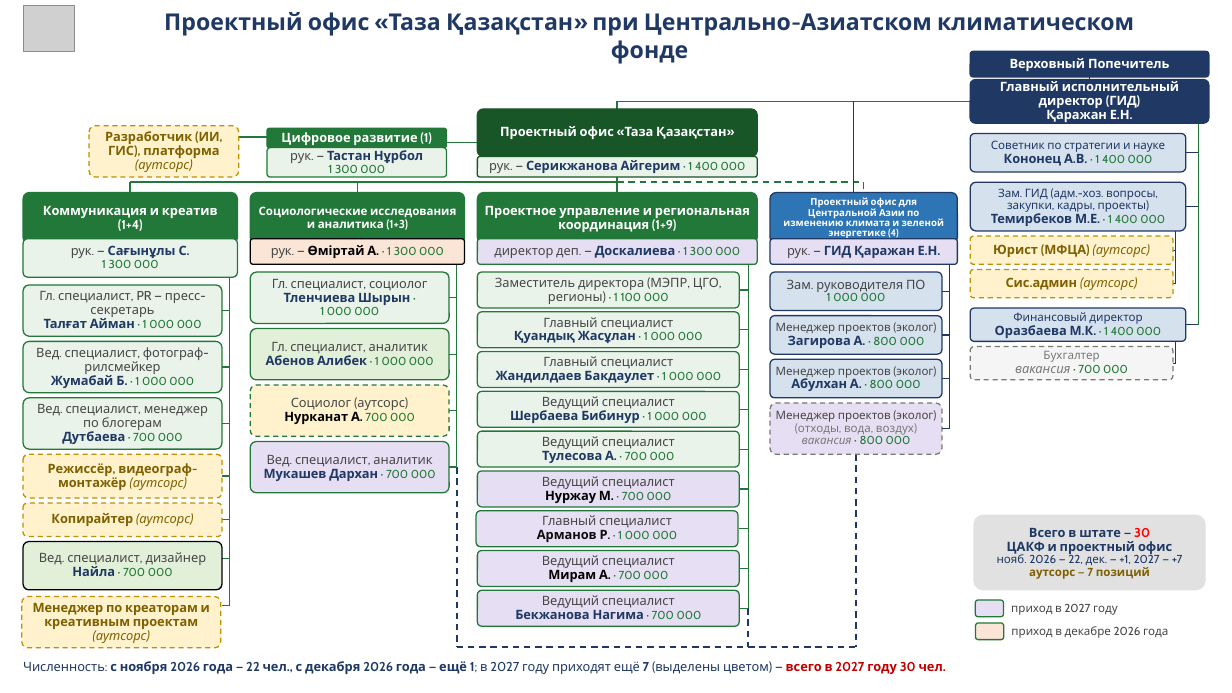
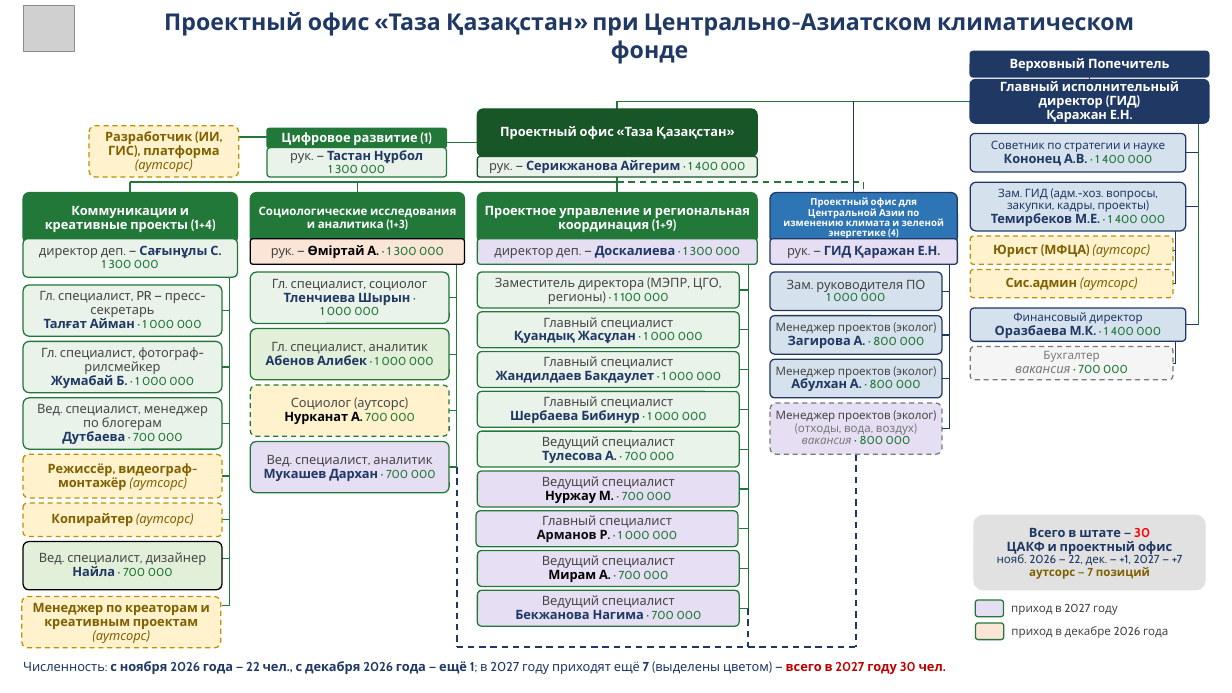
Before and after one commit to murat01042014/obsidian-vault, a slide deck: slide 1 of TAZA/_документы/Структура ЦАКФ и проектного офиса ТК – от Айгерим 20.10.pptx. Drawn at 1232x693 pixels with LibreOffice and Linux fonts; fonts in the diff are those of the drawing; grey boxes stand for pictures. Boxes give left, top, right and bottom in pixels: in the first picture for what was removed or moved away, otherwise in the second. Text is boxed around its words. In the diff, an @@ line names an element or a change of style, - is before the commit and + after.

```diff
--- a/TAZA/_документы/Структура ЦАКФ и проектного офиса ТК – от Айгерим 20.10.pptx
+++ b/TAZA/_документы/Структура ЦАКФ и проектного офиса ТК – от Айгерим 20.10.pptx
@@ text in rounded rectangle at (45, 206, 216, 232): text changed @@
-Коммуникация и креатив (1+4)
+Коммуникации и креативные проекты (1+4)
@@ text in rounded rectangle at (39, 245, 218, 268): text changed; text colour #1F3864 to #464646 @@
-рук. — Сағынұлы С.
-1 300 000
+директор деп. — Сағынұлы С.
+1 300 000
@@ text in rounded rectangle at (41, 347, 198, 374): text changed @@
-Вед. специалист, фотограф-рилсмейкер
+Гл. специалист, фотограф-рилсмейкер
@@ text in rounded rectangle at (543, 396, 674, 409): text changed @@
-Ведущий специалист
+Главный специалист
```
Also in this commit, not shown: 6 other files.
